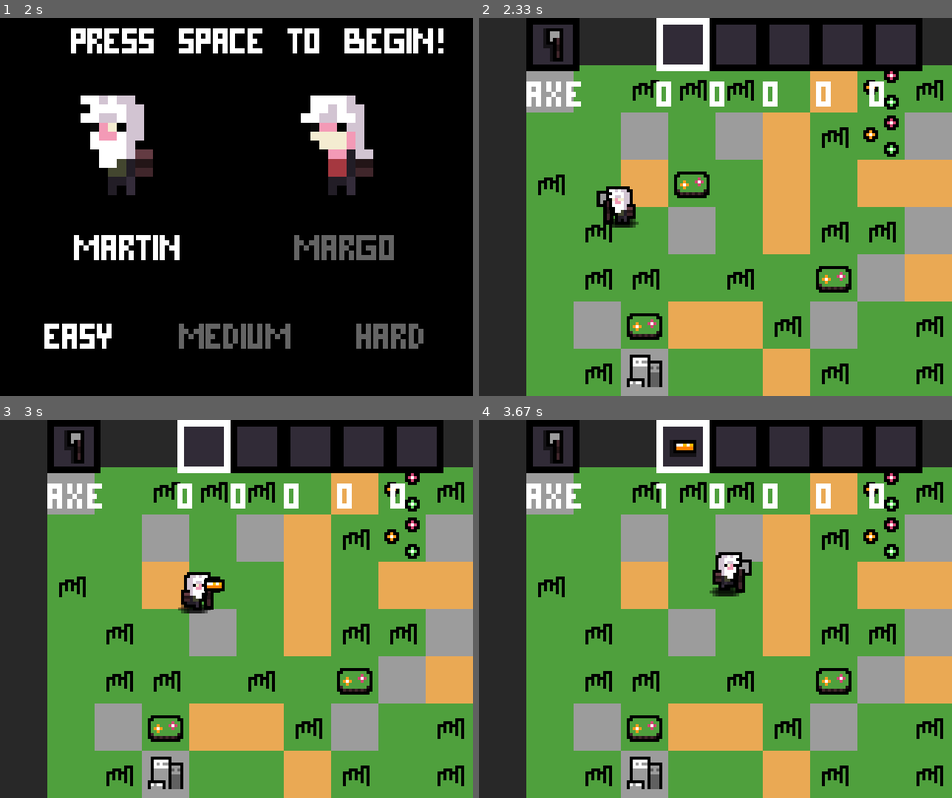
Above: before the commit, frames 1-4 (two rows, left to right).
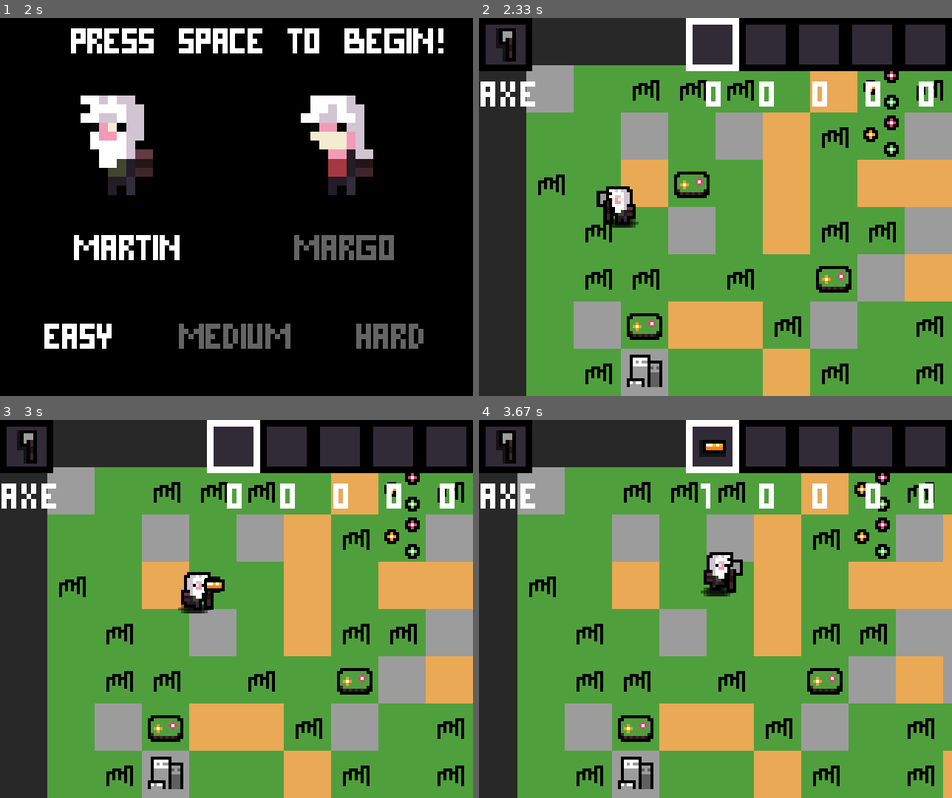
Above: after the commit, the same moments.

Repository: evilrise7/hostage
Game: pygame game, started from yandexpygame.py
Two runs of this game, one before a commit and one after it. Both use one fixed random seed, a clock stepped at 60 frames per second and the inputs below.
Inputs (mouse positions are in pixels of both pictures, inside the frame that each line leads up to):
- Up to frame 1 (2 s): click "Start Game" at 0.38 s; click (217, 222) at 0.72 s; tap Enter at 1 s; click "MARTIN" at 1.38 s; click "EASY" at 1.72 s
- Up to frame 2 (2.33 s): tap Space at 2 s
- Up to frame 3 (3 s): hold D 2.33-2.8 s; move the mouse to (236, 654) at 2.37 s; hold W from 2.83 s (still down); move the mouse to (416, 752) at 2.87 s; tap Space at 2.9 s
- Up to frame 4 (3.67 s): release W at 3.13 s; hold D 3.17-3.63 s; move the mouse to (649, 529) at 3.2 s; tap Space at 3.23, 3.53 s

Frame 1 is identical in both runs. In frame 2, 6.9% of the frame differs, in the area x 0-100%, y 0-24%; in frame 3, 6.9%; in frame 4, 23%, in the area x 0-100%, y 0-100%.

Commit message:
Завершено расширение в ИГРОВОМ МИРЕ

Diff:
--- a/yandexpygame.py
+++ b/yandexpygame.py
@@ -1821,13 +1821,13 @@
                                                   (self.cell, self.cell))
                 # Добавление текущего инструмента в руках героя на экран
                 screen.blit(start_menu_text.render(
-                    str(self.tool), 0, (255, 255, 255)),
-                    (self.cell_size, self.cell))
-
-                screen.blit(axe_scissors, (self.cell_size, 0))
+                    str(self.tool), 0, (255, 255, 255)), (2, self.cell))
+
+                screen.blit(axe_scissors, (0, 0))
                 screen.blit(
                     self.cursor,
-                    (self.cell * self.current_cursor_pos + W_WINDOW * 0.375, 0))
+                    (W_WINDOW - self.cell * (5 - self.current_cursor_pos),
+                     0))
             # Обновление кадра
             pg.display.flip()
         # Запуск меню
@@ -1972,8 +1972,8 @@
         self.height = 66 * H_WINDOW // 8  # Размер всей карты по ширине
         # Положение камеры берет разность середины экрана
         # и положения игрока вместе с его размерами
-        x = -target.rect.x - target.rect.w + int(W_WINDOW // 2)
-        y = -target.rect.y - target.rect.h + int(H_WINDOW // 2)
+        x = -target.rect.x - target.rect.w // 2 + W_WINDOW // 2
+        y = -target.rect.y - target.rect.h // 2 + H_WINDOW // 2
 
         '''
         Ограничения(экстремумы) координат, нужны для того
@@ -2196,6 +2196,9 @@
         self.y += self.vy * self.game.dt
         self.rect.x = self.x
         self.rect.y = self.y
+
+        self.rect = pg.Rect(self.rect.x, self.rect.y,
+                            H_WINDOW // 8, H_WINDOW // 8)
 
 
 # Инвентарь
@@ -2241,10 +2244,13 @@
                 InventoryTile('victim4', i)
             if self.inv[0][i] == "victim5" and self.inv[1][i] != 0:
                 InventoryTile('victim5', i)
-            # Добавление ячеек инвентаря на экран
-            screen.blit(start_menu_text.render(str(self.inv[1][i]),
-                                               0, (255, 255, 255)),
-                        (self.cell_size * i + W_WINDOW * 0.375,
+            # Добавление ячеек текста инвентаря на экран
+            txt_item = start_menu_text.render(
+                str(self.inv[1][i]), 0, (255, 255, 255))
+
+            txt_w = txt_item.get_width()
+            screen.blit(txt_item,
+                        (W_WINDOW - self.cell_size * (5 - i) + txt_w,
                          self.cell_size))
 
     def append(self, type_obj):
@@ -2332,7 +2338,7 @@
                                         (self.cell_size, self.cell_size))
         # Прямоугольная маска спрайта
         self.rect = self.image.get_rect().move(
-            self.cell_size * self.x + W_WINDOW * 0.375, 0)
+            W_WINDOW - self.cell_size * (5 - self.x), 0)
 
 
 # Выпадение вещей
@@ -2368,7 +2374,9 @@
 # Частицы крови
 class Blood(pg.sprite.Sprite):
     fire = [load_image("blood.png")]
-    for scale in (5, 10, 20):
+    # Размеры под расширения экрана частиц
+    scale_list = [W_WINDOW // 24, H_WINDOW // 24, W_WINDOW // 32]
+    for scale in (scale_list[2], scale_list[1], scale_list[0]):
         fire.append(pg.transform.scale(fire[0], (scale, scale)))
 
     def __init__(self, pos, dx, dy):
@@ -2386,7 +2394,8 @@
 
     def update(self):
         global screen_rect
-        screen_rect = (0, 0, W_WINDOW * 64, H_WINDOW * 64)
+        screen_rect = (0, 0, H_WINDOW // 8 * 64,
+                       H_WINDOW // 8 * 64)
         # применяем гравитационный эффект:
         # движение с ускорением под действием гравитации
         self.velocity[1] += self.gravity
@@ -2432,7 +2441,7 @@
 
         self.movement(random.randint(0, 4))  # Случайный выбор движения
 
-        self.hp = 10    # Жизнь коровки
+        self.hp = random.randint(20, 30)    # Жизнь коровки
 
     def check_hp(self):
         if self.hp < 1:  # Если коровка уже не в Индии
@@ -2548,6 +2557,9 @@
         self.y += self.vy * self.game.dt
         self.rect.x = self.x
         self.rect.y = self.y
+
+        self.rect = pg.Rect(self.rect.x, self.rect.y,
+                            H_WINDOW // 8, H_WINDOW // 8)
 
 
 # Секретный уровень
